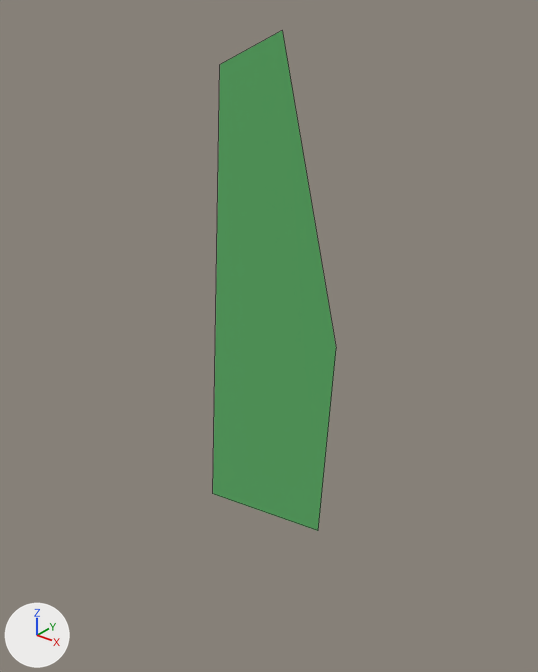
The Blender file map/grass/grass.blend: old version first, new version second.
Camera for both pictures: a 50 mm camera at (4.2, -5.23, 4.61) aimed at (0.23, -0.27, 1.53). Lighting does not change. The marker at lower left points along +X, +Y and +Z. Mesh edges are drawn as thin lines.

The older version as bpy lines, for what is in view:
```python
me_grass = bpy.data.meshes.new('grass')
me_grass.from_pydata(...)  # 5 vertices, 1 face; spans x -0.73..0.91, y 0.0..0.03, z -0.36..4.84
me_grass.materials.append(mat_material_001)  # green #5db368
# before: 0 (0.81, 0.0, -0.11) at pixel (318, 530), 1 (-0.73, 0.0, -0.36) at pixel (212, 493), 2 (0.27, 0.0, 4.84) at pixel (282, 30), 3 (-0.43, 0.0, 4.53) at pixel (219, 64), 4 (0.91, 0.03, 2.1) at pixel (336, 348)
ob_grass = bpy.data.objects.new('grass', me_grass)
ob_grass.location = (-0.12, 0.0, -0.64)
```
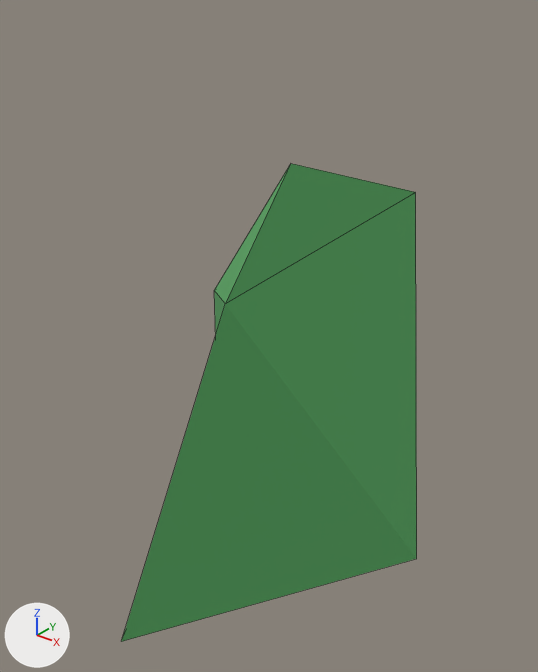
What the commit changed:
me_grass has 5 vertices, 1 face and spans x -0.73..0.91, y 0.0..0.03, z -0.36..4.84.
me_grass is used by ob_grass; location (-0.12, 0.0, -0.64).
Verts and faces of me_grass; kept vertices keep their numbers, new ones are numbered from 5.
Part 1, on me_grass:
Vertices deleted: 0 to 4 (with the faces that use them).
New vertex 5 is at (0.12, -2.26, -0.81), pixel (121, 641).
New vertex 6 is at (-1.84, 1.2, -0.81).
New vertex 7 is at (1.68, 0.35, -0.81), pixel (416, 558).
New vertex 8 is at (0.34, -0.1, 3.15), pixel (290, 163).
New vertex 9 is at (0.4, -1.06, 2.17), pixel (225, 303).
New vertex 10 is at (0.81, 1.31, 2.68), pixel (415, 192).
New vertex 11 is at (-0.89, 0.2, 1.56), pixel (214, 290).
New faces: (5, 6, 11, 9), (6, 7, 10, 11), (5, 7, 6), (5, 9, 10, 7), (8, 11, 10), (8, 9, 11).
New faces: (8, 10, 9).
Object 'grass' (ob_grass) moves from (-0.12, 0.0, -0.64) to (0.0, 0.0, 0.0).

What differs and where, as boxes [x1, y1, x2, y2] in the pictures (538 x 672 px):
'grass', reshaped, moved (140% wider)
    before: [213, 31, 336, 531]
    after: [121, 164, 417, 642]
